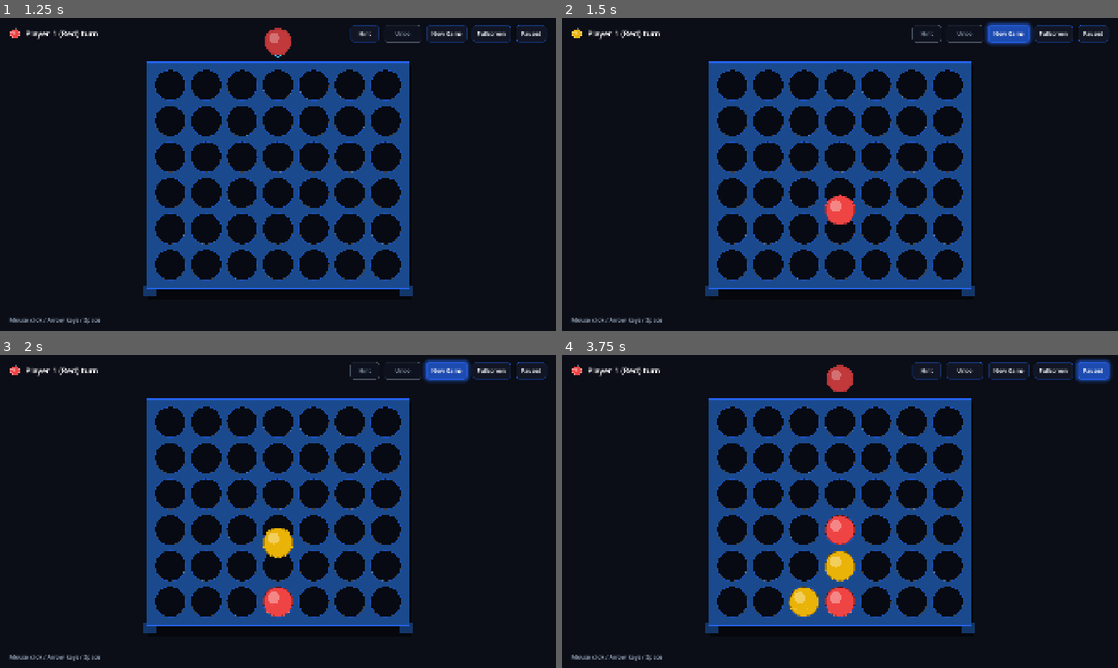
Above: before the commit, frames 1-4 (two rows, left to right).
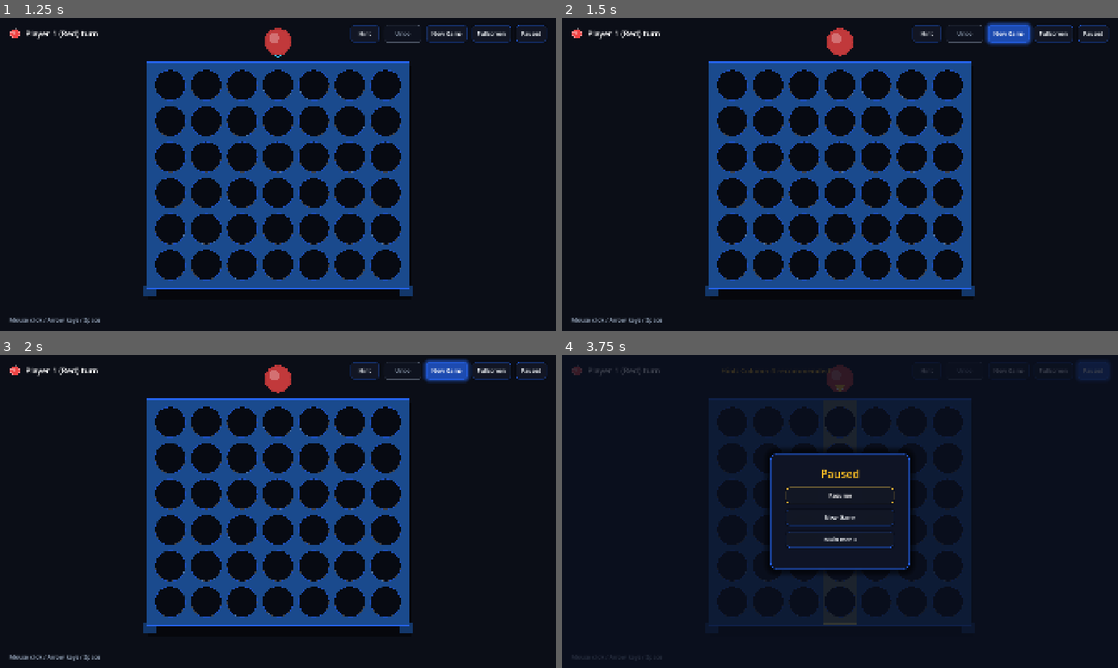
Above: after the commit, the same moments.

Repository: ChobitsChii/games
Game: Godot game, scene res://scenes/main_menu.tscn
The game is run twice, just before and just after one commit, with the same random seed, the same clock (stepped at 60 frames per second) and the same inputs.
Inputs:
- Up to frame 1 (1.25 s): click "vs Computer" at 0.5 s
- Up to frame 2 (1.5 s): click "New Game" at 1.25 s
- Up to frame 3 (2 s): no input
- Up to frame 4 (3.75 s): click "New Game" at 2 s; click "Hint" at 2.75 s; click "Paused" at 3.5 s

Frame 1 is identical in both runs. In frame 2, 0.9% of the frame differs, in the area x 1-69%, y 2-66%; in frame 3, 1.2%; in frame 4, 22%, in the area x 1-99%, y 1-98%.

Commit message:
fix(vier_gewinnt): restore mouse clickability on UI buttons by using unhandled_input

Diff:
--- a/vier_gewinnt/scripts/game/game.gd
+++ b/vier_gewinnt/scripts/game/game.gd
@@ -46,7 +46,7 @@
 	controller.start_game(mode, diff, starter)
 
 
-func _input(event: InputEvent) -> void:
+func _unhandled_input(event: InputEvent) -> void:
 	if autoplay or controller == null:
 		return
 
@@ -66,7 +66,10 @@
 	if hud != null and hud.is_top_bar_focused():
 		return
 
-	# Spielsteinbewegung auf dem Brett:
+	# Spielsteinbewegung auf dem Brett nur, wenn ein Spieler am Zug ist:
+	if controller.state != GameController.State.PLAYER_TURN:
+		return
+
 	if event.is_action_pressed("move_left"):
 		controller.move_column_left()
 		if sound_effects != null:
@@ -79,7 +82,7 @@
 			sound_effects.play_hover()
 		board_view.queue_redraw()
 		get_viewport().set_input_as_handled()
-	elif event.is_action_pressed("drop"):
+	elif event.is_action_pressed("drop") and not (event is InputEventMouseButton):
 		controller.request_drop()
 		get_viewport().set_input_as_handled()
 
--- a/vier_gewinnt/scripts/ui/hud.gd
+++ b/vier_gewinnt/scripts/ui/hud.gd
@@ -60,13 +60,14 @@
 
 
 func focus_top_bar() -> void:
-	if not pause_modal.visible:
-		if not btn_hint.disabled:
-			btn_hint.grab_focus()
-		elif not btn_undo.disabled:
-			btn_undo.grab_focus()
-		else:
-			btn_restart.grab_focus()
+	if not is_inside_tree() or pause_modal.visible:
+		return
+	if not btn_hint.disabled and btn_hint.is_inside_tree():
+		btn_hint.grab_focus()
+	elif not btn_undo.disabled and btn_undo.is_inside_tree():
+		btn_undo.grab_focus()
+	elif btn_restart.is_inside_tree():
+		btn_restart.grab_focus()
 
 
 func is_top_bar_focused() -> bool:
@@ -76,7 +77,7 @@
 
 func release_menu_focus() -> void:
 	var focused := get_viewport().gui_get_focus_owner()
-	if focused != null and is_top_bar_focused():
+	if focused != null:
 		focused.release_focus()
 
 
@@ -217,10 +218,16 @@
 	var sfx := SoundEffects.get_instance()
 	if sfx != null:
 		sfx.play_button()
+	if pause_modal.visible:
+		if is_inside_tree() and btn_resume.is_inside_tree():
+			btn_resume.grab_focus()
+	else:
+		release_menu_focus()
 
 
 func _on_resume_pressed() -> void:
 	pause_modal.visible = false
+	release_menu_focus()
 	var sfx := SoundEffects.get_instance()
 	if sfx != null:
 		sfx.play_button()
--- a/vier_gewinnt/tests/test_board.gd
+++ b/vier_gewinnt/tests/test_board.gd
@@ -254,3 +254,48 @@
 	if tree != null and tree.root != null:
 		tree.root.remove_child(hud)
 	hud.free()
+
+
+func test_hud_buttons_remain_active_after_game_over() -> void:
+	var hud: HUD = load("res://scenes/hud.tscn").instantiate()
+	var tree := Engine.get_main_loop() as SceneTree
+	if tree != null and tree.root != null:
+		tree.root.add_child(hud)
+		hud._ready()
+
+	var controller := GameController.new()
+	controller.start_game(GameController.GameMode.HOTSEAT, ConnectFourAI.Difficulty.EASY, GameController.Starter.PLAYER_1)
+	hud.setup(controller)
+
+	# 4 in einer Reihe für Spieler 1
+	var moves := [0, 0, 1, 1, 2, 2, 3]
+	for col in moves:
+		controller.request_drop(col)
+		controller.on_drop_animation_finished()
+
+	assert_true(controller.board.has_won(), "Spiel beendet")
+	assert_eq(controller.state, GameController.State.GAME_OVER, "Status ist GAME_OVER")
+
+	# Nach Spielende: BtnRestart und BtnPause MÜSSEN aktiv (nicht disabled) bleiben!
+	assert_false(hud.btn_restart.disabled, "BtnRestart bleibt nach Spielende klickbar")
+	assert_false(hud.btn_pause.disabled, "BtnPause bleibt nach Spielende klickbar")
+	assert_false(hud.btn_fullscreen.disabled, "BtnFullscreen bleibt nach Spielende klickbar")
+	assert_true(hud.btn_hint.disabled, "BtnHint ist nach Spielende deaktiviert")
+	assert_true(hud.btn_undo.disabled, "BtnUndo ist nach Spielende deaktiviert")
+
+	# Klick auf Neustart über Signal
+	var restarted := [false]
+	hud.restart_pressed.connect(func() -> void: restarted[0] = true)
+	hud._on_restart_pressed()
+	assert_true(restarted[0], "Restart-Signal wurde ausgelöst")
+
+	# Pause-Menü öffnen und Modal-Buttons prüfen
+	hud._on_pause_pressed()
+	assert_true(hud.pause_modal.visible, "PauseModal öffnet sich nach Klick auf Pause")
+	assert_false(hud.btn_resume.disabled, "BtnResume im PauseModal klickbar")
+	assert_false(hud.btn_modal_restart.disabled, "BtnModalRestart im PauseModal klickbar")
+	assert_false(hud.btn_modal_menu.disabled, "BtnModalMenu im PauseModal klickbar")
+
+	if tree != null and tree.root != null:
+		tree.root.remove_child(hud)
+	hud.free()
